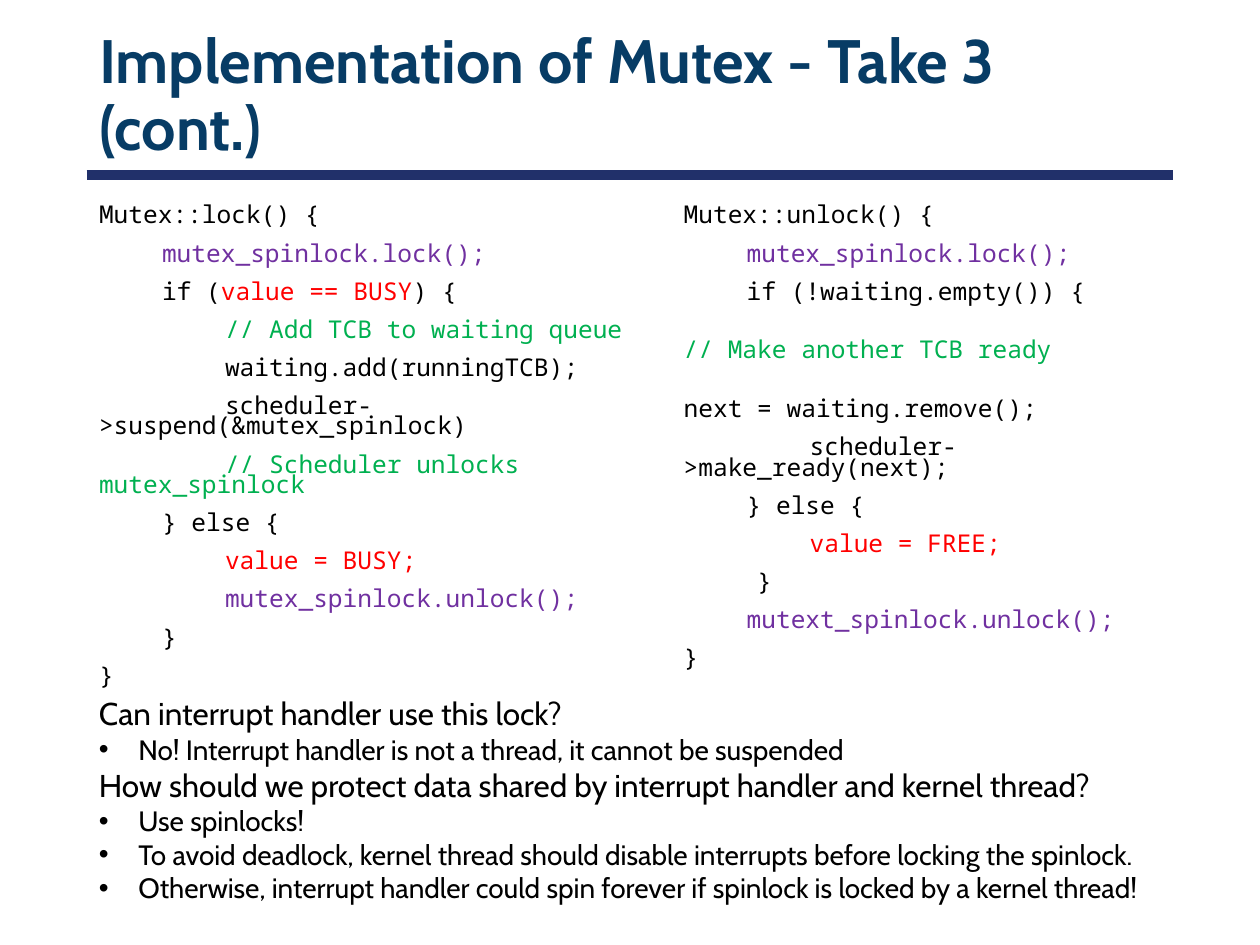
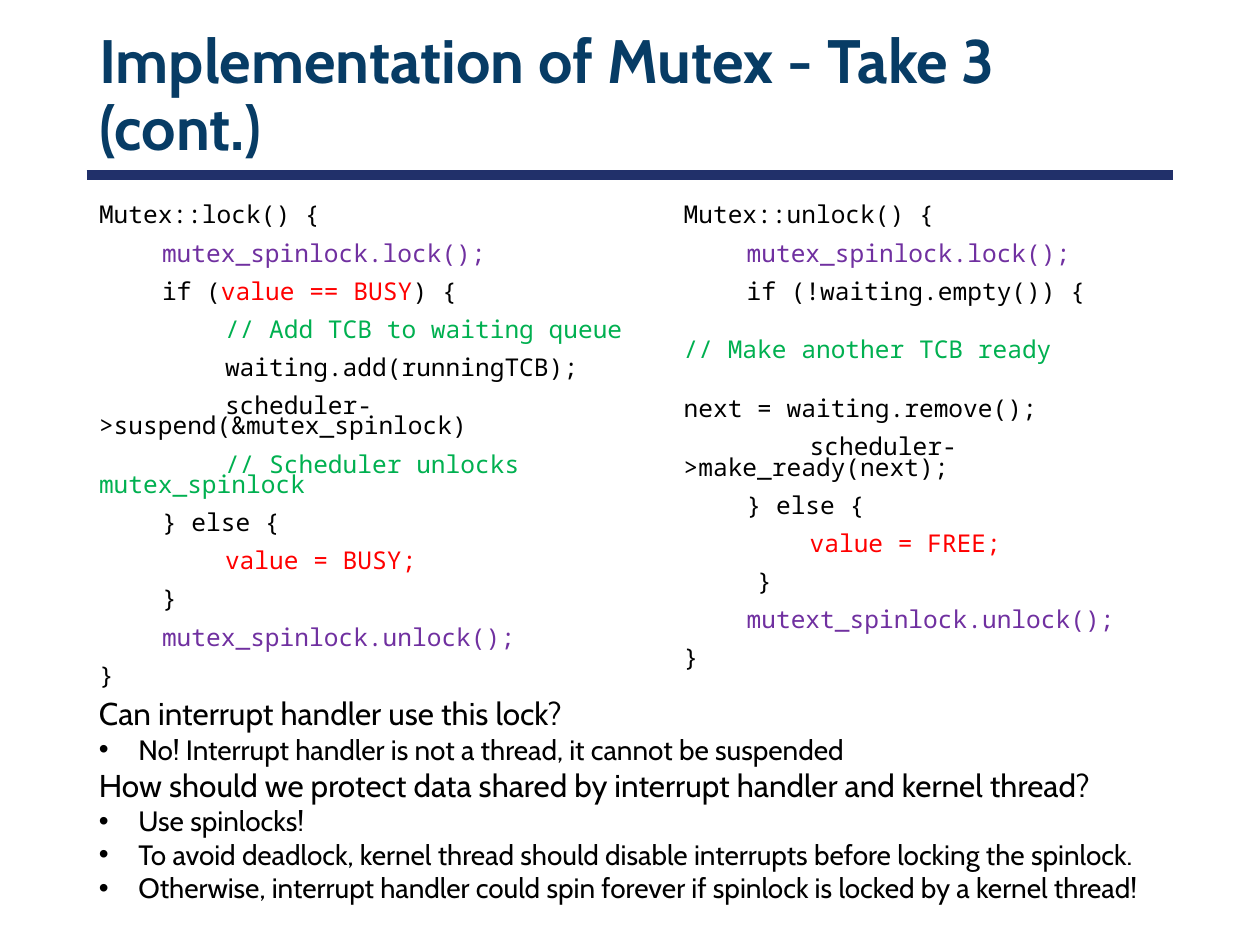
Before and after one commit to smajidzahedi/ECE350, a slide deck: slide 45 of Lectures/03-multithreaded.pptx. Drawn at 1260x945 pixels with LibreOffice and Linux fonts; fonts in the diff are those of the drawing. Boxes give left, top, right and bottom in pixels: in the first picture for what was removed or moved away, otherwise in the second. Text is boxed around its words. In the diff, an @@ line names an element or a change of style, - is before the commit and + after.

Commit message:
fixed error in Mutex implementation

```diff
--- a/Lectures/03-multithreaded.pptx
+++ b/Lectures/03-multithreaded.pptx
@@ text at (99, 204, 623, 652): paragraph added @@
+}
@@ text at (99, 204, 623, 652): paragraph removed @@
-}
```
Also in this commit, not shown: 3 other slides changed, 1 other file.
